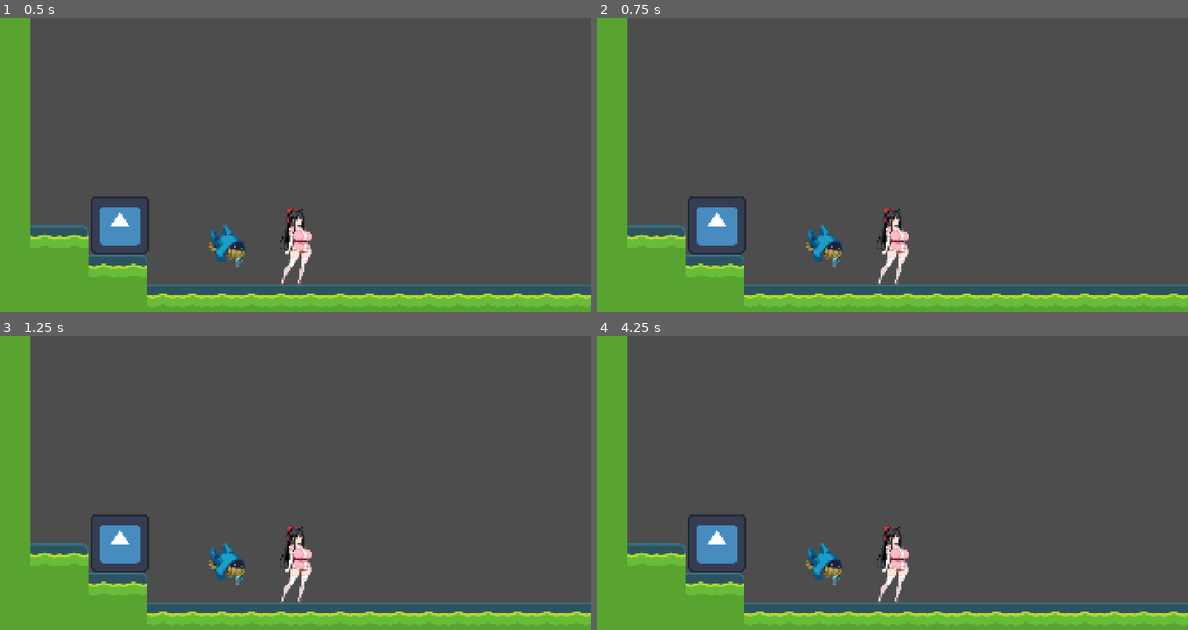
Above: before the commit, frames 1-4 (two rows, left to right).
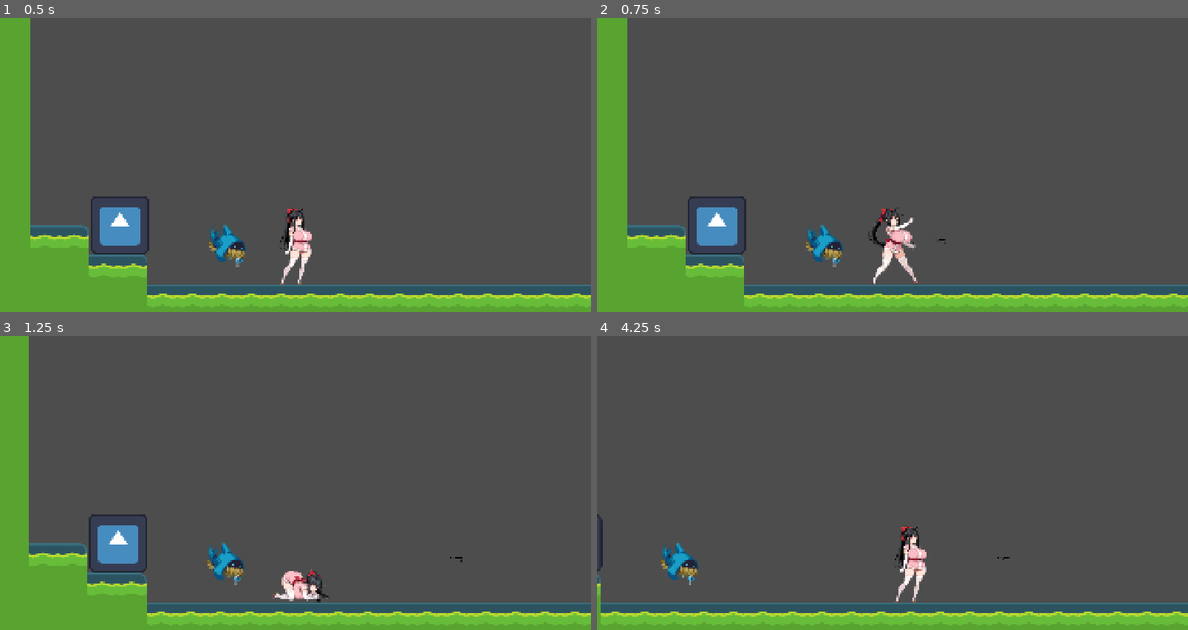
Above: after the commit, the same moments.

Repository: tea-X09A/Suzuran
Game: Godot game, scene res://scenes/levels/level0.tscn
Two runs of this game, one before a commit and one after it. Both use one fixed random seed, a clock stepped at 60 frames per second and the inputs below. The engine's default icon, where the game draws it, is replaced by a stand-in: a white triangle on a blue panel in a dark square.
Inputs:
- Up to frame 1 (0.5 s): no input
- Up to frame 2 (0.75 s): tap Enter at 0.5 s; hold D (right) from 0.53 s (still down); hold S (squat) from 0.53 s (still down); tap C (shooting) at 0.6 s
- Up to frame 3 (1.25 s): keep holding D (right); keep holding S (squat); tap Space (jump) at 0.77, 1.07 s
- Up to frame 4 (4.25 s): release S (squat) at 1.28 s; tap S (squat) at 1.35, 3.05 s; tap Space (jump) at 1.52, 1.55, 1.82, 3.02, 3.32 s; release D (right) at 2.03 s; hold A (left) 2.03-2.78 s; hold Space (jump) 2.03-2.78 s; tap C (shooting) at 2.3, 3.6 s; hold D (right) from 2.78 s (still down); tap F (attack_01) at 2.85 s; hold Space (jump) from 3.53 s (still down)

Frame 1 is identical in both runs. In frame 2, 0.9% of the frame differs, in the area x 45-59%, y 64-91%; in frame 3, 2.6%; in frame 4, 13%, in the area x 0-100%, y 0-99%.
Error before the commit: Invalid call. Nonexistent function 'get_current_damaged' in base 'CharacterBody2D (Player)'. (res://scripts/player/effects/invincibility_effect.gd:33)

Commit message:
Fix get_current_damaged function call errors
- Add missing get_current_damaged() method to Player class
- Add type safety with DamagedState annotations
- Fix deprecated state method calls

🤖 Generated with [Claude Code](https://claude.ai/code)

Co-Authored-By: Claude <noreply@anthropic.com>

Diff:
--- a/scripts/player/effects/invincibility_effect.gd
+++ b/scripts/player/effects/invincibility_effect.gd
@@ -30,7 +30,9 @@
 func update_invincibility_effect(delta: float) -> void:
 	blink_timer += delta
 
-	if player.get_current_damaged().is_in_invincible_state():
+	# 型安全な無敵状態チェック
+	var damaged_state: DamagedState = player.get_current_damaged()
+	if damaged_state != null and damaged_state.is_in_invincible_state():
 		if not is_blinking:
 			is_blinking = true
 			blink_timer = 0.0
--- a/scripts/player/player.gd
+++ b/scripts/player/player.gd
@@ -222,3 +222,7 @@
 	# 全ての状態オブジェクトに変身状態の変更を通知
 	for state_name in states:
 		states[state_name].update_condition(new_condition)
+
+## 現在のダメージ状態インスタンスを取得
+func get_current_damaged() -> DamagedState:
+	return states["damaged"] as DamagedState
--- a/scripts/player/player_input.gd
+++ b/scripts/player/player_input.gd
@@ -37,11 +37,12 @@
 	player.is_running = false
 
 	# 特定ダメージ状態でのジャンプ入力処理
-	var damaged_state = player.get_current_damaged()
-	var can_jump: bool = damaged_state.is_in_knockback_state() or damaged_state.is_in_knockback_landing_state()
-	if can_jump and Input.is_action_just_pressed("jump"):
-		damaged_state.handle_recovery_jump()
-		player.handle_jump()
+	var damaged_state: DamagedState = player.get_current_damaged()
+	if damaged_state != null:
+		var can_jump: bool = damaged_state.is_in_knockback_state() or damaged_state.is_in_knockback_landing_state()
+		if can_jump and Input.is_action_just_pressed("jump"):
+			# recovery_jump処理はDamagedState内で完結するため、handle_jump()の追加呼び出しは不要
+			damaged_state.handle_recovery_jump()
 
 # ======================== 個別入力処理 ========================
 func _handle_movement_inputs() -> void:
@@ -53,12 +54,12 @@
 		_set_movement_direction(left_key, right_key, shift_pressed)
 	else:
 		# 空中でのアクション中は方向のみ設定
-		if _is_airborne() and (player.is_fighting() or player.is_shooting()):
+		if _is_airborne() and (player.state == Player.PLAYER_STATE.FIGHTING or player.state == Player.PLAYER_STATE.SHOOTING):
 			_set_direction_only(left_key, right_key)
 		else:
 			player.direction_x = 0.0
 			# 地上でアクション中でない場合はrunning状態をリセット
-			if player.is_grounded and not (player.is_fighting() or player.is_shooting()):
+			if player.is_grounded and not (player.state == Player.PLAYER_STATE.FIGHTING or player.state == Player.PLAYER_STATE.SHOOTING):
 				player.is_running = false
 
 func _handle_action_inputs() -> void:
@@ -66,7 +67,7 @@
 	player.is_squatting = player.is_grounded and Input.is_action_pressed("squat") and _can_perform_action()
 
 	# 戦闘入力
-	if Input.is_action_just_pressed("fighting") and _can_perform_action():
+	if Input.is_action_just_pressed("fighting_01") and _can_perform_action():
 		player.handle_fighting()
 
 	# 射撃入力
@@ -84,7 +85,7 @@
 
 # ======================== 入力条件チェック ========================
 func _can_perform_action() -> bool:
-	return not player.is_fighting() and not player.is_shooting() and not player.is_damaged()
+	return not (player.state == Player.PLAYER_STATE.FIGHTING or player.state == Player.PLAYER_STATE.SHOOTING or player.state == Player.PLAYER_STATE.DAMAGED)
 
 func _can_move() -> bool:
 	# しゃがみ中は移動不可
@@ -107,17 +108,17 @@
 		if left_key:
 			player.direction_x = -1.0
 			# アクション中でない場合のみrunning状態を更新
-			if not (player.is_fighting() or player.is_shooting()):
+			if not (player.state == Player.PLAYER_STATE.FIGHTING or player.state == Player.PLAYER_STATE.SHOOTING):
 				player.is_running = shift_pressed
 		elif right_key:
 			player.direction_x = 1.0
 			# アクション中でない場合のみrunning状態を更新
-			if not (player.is_fighting() or player.is_shooting()):
+			if not (player.state == Player.PLAYER_STATE.FIGHTING or player.state == Player.PLAYER_STATE.SHOOTING):
 				player.is_running = shift_pressed
 		else:
 			player.direction_x = 0.0
 			# アクション中でない場合のみrunning状態をリセット
-			if not (player.is_fighting() or player.is_shooting()):
+			if not (player.state == Player.PLAYER_STATE.FIGHTING or player.state == Player.PLAYER_STATE.SHOOTING):
 				player.is_running = false
 	else:
 		# 空中では方向のみ設定（running状態は保存された状態を維持）
--- a/scripts/player/states/base_state.gd
+++ b/scripts/player/states/base_state.gd
@@ -28,7 +28,7 @@
 	# 状態終了時の処理（各Stateで実装）
 	pass
 
-func process_physics(delta: float) -> void:
+func process_physics(_delta: float) -> void:
 	# 物理処理（各Stateで実装）
 	pass
 
@@ -73,9 +73,9 @@
 
 # ======================== ハートボックス制御（各Stateで利用可能） ========================
 ## ハートボックス切り替え（State側の責任として実装）
-func switch_hurtbox(hurtbox: PlayerHurtbox) -> void:
+func switch_hurtbox(target_hurtbox: PlayerHurtbox) -> void:
 	if hurtbox:
-		hurtbox.switch_hurtbox(hurtbox)
+		hurtbox.switch_hurtbox(target_hurtbox)
 
 ## 全ハートボックス無効化（ダメージ状態等で使用）
 func deactivate_all_hurtboxes() -> void:
--- a/scripts/player/states/fall_state.gd
+++ b/scripts/player/states/fall_state.gd
@@ -36,7 +36,7 @@
 
 	# 有効な走行状態判定
 	var effective_running: bool = player.running_state_when_airborne
-	if player.is_fighting() or player.is_shooting():
+	if player.state == Player.PLAYER_STATE.FIGHTING or player.state == Player.PLAYER_STATE.SHOOTING:
 		effective_running = player.running_state_when_action_started
 
 	var target_speed: float = get_parameter("move_run_speed") if effective_running else get_parameter("move_walk_speed")
@@ -61,7 +61,7 @@
 		return
 
 	# 空中でのアクション入力チェック
-	if Input.is_action_just_pressed("fighting"):
+	if Input.is_action_just_pressed("fighting_01"):
 		player.change_state("fighting")
 		return
 
--- a/scripts/player/states/jump_state.gd
+++ b/scripts/player/states/jump_state.gd
@@ -83,7 +83,7 @@
 		var effective_running: bool = player.running_state_when_airborne
 
 		# アクション中は開始時の走行状態を使用
-		if player.is_fighting() or player.is_shooting():
+		if player.state == Player.PLAYER_STATE.FIGHTING or player.state == Player.PLAYER_STATE.SHOOTING:
 			effective_running = player.running_state_when_action_started
 
 		var bonus_multiplier: float = 1.5 if effective_running else 1.0
@@ -107,7 +107,7 @@
 
 	# 有効な走行状態判定
 	var effective_running: bool = player.running_state_when_airborne
-	if player.is_fighting() or player.is_shooting():
+	if player.state == Player.PLAYER_STATE.FIGHTING or player.state == Player.PLAYER_STATE.SHOOTING:
 		effective_running = player.running_state_when_action_started
 
 	var target_speed: float = get_parameter("move_run_speed") if effective_running else get_parameter("move_walk_speed")
@@ -128,7 +128,7 @@
 		return
 
 	# 空中でのアクション入力チェック
-	if Input.is_action_just_pressed("fighting"):
+	if Input.is_action_just_pressed("fighting_01"):
 		player.change_state("fighting")
 		return
 
--- a/scripts/player/states/shooting_state.gd
+++ b/scripts/player/states/shooting_state.gd
@@ -49,7 +49,7 @@
 		return
 
 	# 射撃中でも戦闘アクションへの遷移は可能
-	if Input.is_action_just_pressed("fighting"):
+	if Input.is_action_just_pressed("fighting_01"):
 		player.change_state("fighting")
 		return
 
@@ -66,7 +66,7 @@
 	shooting_timer = 0.0
 	shooting_grounded = false
 
-func handle_input(event: InputEvent) -> void:
+func handle_input(_event: InputEvent) -> void:
 	# 射撃中の入力処理
 	pass
 
--- a/scripts/player/states/squat_state.gd
+++ b/scripts/player/states/squat_state.gd
@@ -31,7 +31,7 @@
 		return
 
 	# しゃがみ中でも戦闘・射撃は可能
-	if Input.is_action_just_pressed("fighting"):
+	if Input.is_action_just_pressed("fighting_01"):
 		player.change_state("fighting")
 		return
 
--- a/scripts/traps/trap_01.gd
+++ b/scripts/traps/trap_01.gd
@@ -66,7 +66,7 @@
 	for body in overlapping_bodies:
 		if body.is_in_group("player"):
 			# damaged状態ではトラップの検知を無効化
-			if body.is_damaged():
+			if body.state == Player.PLAYER_STATE.DAMAGED:
 				continue
 			apply_damage_to_player(body)
 			last_damage_time = current_time
@@ -78,8 +78,8 @@
 		target_condition = player.get_condition()
 
 	# プレイヤーの無敵状態をチェック
-	var damaged_module = player.get_current_damaged()
-	if damaged_module.is_in_invincible_state():
+	var damaged_module: DamagedState = player.get_current_damaged()
+	if damaged_module != null and damaged_module.is_in_invincible_state():
 		return
 
 	# ノックバック方向を計算（トラップからプレイヤーへの方向）
